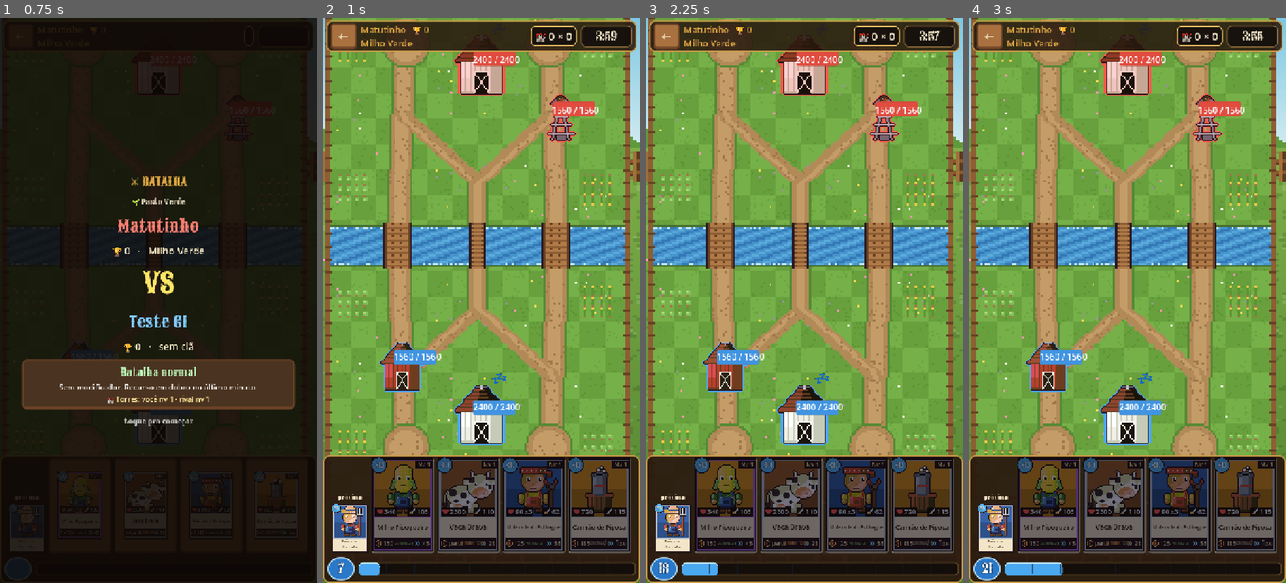
Above: before the commit, frames 1-4 (left to right).
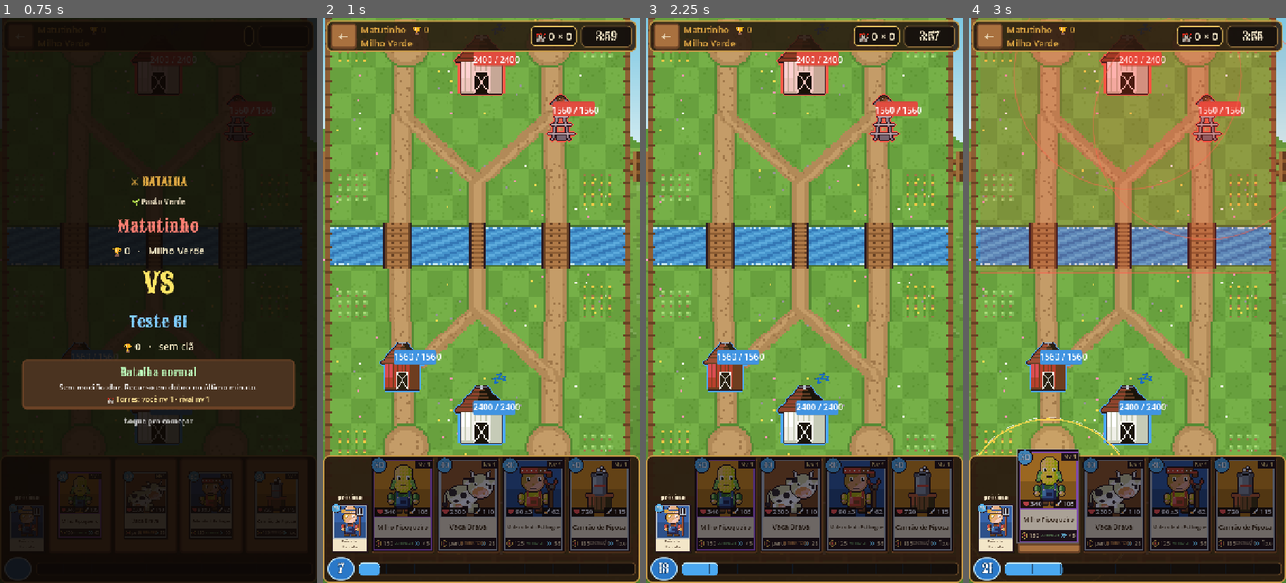
Above: after the commit, the same moments.

Repository: Generadevde/farmarena
Game: Godot game, scene res://ci/battle_test.tscn
Same seed, same stepped clock (60 frames per second), same inputs: the game is played once before the commit and once after it. This scene is started directly instead of the project's main scene. The engine's default icon, where the game draws it, is replaced by a stand-in: a white triangle on a blue panel in a dark square.
Inputs (mouse positions are in pixels of both pictures, inside the frame that each line leads up to):
- Up to frame 1 (0.75 s): tap Enter at 0.5 s; move the mouse to (228, 272) at 0.52 s; click (228, 272) at 0.67 s
- Up to frame 2 (1 s): no input
- Up to frame 3 (2.25 s): click "←" at 1.25 s; click "Continuar jogando" at 2 s
- Up to frame 4 (3 s): click (1048, 503) at 2.75 s, where only the run after the commit has a clickable "Milho Pipoqueiro"

Frame 1 is identical in both runs. In frame 2, 0.6% of the frame differs, in the area x 15-98%, y 78-95%; in frame 3, 0.6%; in frame 4, 18%, in the area x 2-100%, y 0-95%.

Commit message:
Selecionar carta sem recurso (toque de novo solta) e Criador de feitiços com moldes
- Batalha: a carta pode ser selecionada mesmo sem recurso; tocar nela de novo solta a seleção,
  tocar em outra troca. Toque na mão nunca mais joga a carta selecionada no campo.
- Criador de feitiços: 11 moldes prontos na força do custo, resumo em português do que o
  feitiço faz (atualiza a cada mudança), grupos de reforço e invocação no lugar de "Outros".
- Testes: seleção sem recurso.

Co-Authored-By: Claude Fable 5.2 <noreply@anthropic.com>
Claude-Session: https://claude.ai/code/session_01F2c9wwKpd4XWAaAeM55Dzi

Diff:
--- a/Cards/Cards/button.gd
+++ b/Cards/Cards/button.gd
@@ -87,12 +87,14 @@
 func _process(delta):
 	if card == null:
 		return
-	disabled = GameManager.player_money < card.cost
+	# sem recurso a carta fica escura, mas DÁ pra selecionar (igual no Clash): você já deixa
+	# ela na mão e solta assim que o recurso chegar
+	var poor = GameManager.player_money < card.cost
 	var battle = get_tree().get_first_node_in_group("battle_scene")
-	var is_selected = battle and battle.selected_card == card
+	var is_selected = battle and battle.selected_card == card and (battle.selected_hand_index < 0 or battle.selected_hand_index == hand_index)
 	if _view != null:
 		# sem recurso = carta escura; selecionada = sobe e brilha
-		_view.modulate = Color(0.45, 0.45, 0.5) if disabled else Color(1, 1, 1)
+		_view.modulate = (Color(0.7, 0.7, 0.75) if is_selected else Color(0.45, 0.45, 0.5)) if poor else Color(1, 1, 1)
 		_view.position.y = lerpf(_view.position.y, -18.0 if is_selected else 0.0, minf(1.0, delta * 14.0))
 		if _view.selected != is_selected:
 			_view.set_selected(is_selected)
@@ -116,8 +118,6 @@
 				# tava arrastando -- solta o dedo e já tenta confirmar o
 				# posicionamento ali mesmo, sem precisar de um segundo toque
 				_is_dragging = false
-				if disabled:
-					return
 				var battle = get_tree().get_first_node_in_group("battle_scene")
 				if battle:
 					battle.try_confirm_placement_at(battle.get_global_mouse_position())
@@ -125,11 +125,14 @@
 			else:
 				# toque rápido, sem arrastar -- comportamento clássico:
 				# seleciona e espera um toque separado no campo pra confirmar
-				if disabled:
-					return
+				# tocar na carta que já está selecionada SOLTA ela; tocar em outra troca a
+				# seleção. Nunca usa a carta: carta só sai com toque (ou arrasto) no campo
 				var battle = get_tree().get_first_node_in_group("battle_scene")
 				if battle:
-					battle.select_card(card, hand_index)
+					if battle.selected_card == card and battle.selected_hand_index == hand_index:
+						battle.clear_selection()
+					else:
+						battle.select_card(card, hand_index)
 					get_viewport().set_input_as_handled()
 
 	elif event is InputEventMouseMotion and (event.button_mask & MOUSE_BUTTON_MASK_LEFT):
@@ -138,10 +141,9 @@
 			# partir de agora, cancela a chance de virar popup de segurar
 			_is_dragging = true
 			_cancel_hold_timer()
-			if !disabled:
-				var battle = get_tree().get_first_node_in_group("battle_scene")
-				if battle:
-					battle.select_card(card, hand_index)
+			var battle = get_tree().get_first_node_in_group("battle_scene")
+			if battle:
+				battle.select_card(card, hand_index)
 
 
 func _start_hold_timer():
--- a/Scripts/batlhe_scene.gd
+++ b/Scripts/batlhe_scene.gd
@@ -2507,6 +2507,12 @@
 
 	if selected_hand_index >= 0:
 		DeckManager.play_card(selected_hand_index)
+	clear_selection()
+	return true
+
+
+## solta a carta selecionada sem usar (tocar nela de novo, ou depois de jogar)
+func clear_selection():
 	selected_card = null
 	selected_hand_index = -1
 	for p in preview_units:
@@ -2519,8 +2525,6 @@
 	if spell_preview != null:
 		spell_preview.queue_free()
 		spell_preview = null
-
-	return true
 
 
 func _on_production_timer_timeout():
--- a/ci/battle_test.gd
+++ b/ci/battle_test.gd
@@ -2017,6 +2017,18 @@
 	Config.data["so_normal"] = so_before
 	if weather_on != 0 or weather_off == 0:
 		_aud_bad.append("so batalha normal: com a opcao %d modificadores, sem ela %d em 400" % [weather_on, weather_off])
+	# selecionar SEM recurso: a carta fica selecionada, o toque no campo não gasta nem solta
+	# a seleção, e clear_selection solta
+	var sel_card: CardData = Catalogo.card("vaca_brava")
+	var money_keep = GameManager.player_money
+	GameManager.player_money = 0
+	battle.select_card(sel_card, -1)
+	var placed = battle.try_confirm_placement_at(ArenaBuilder.CENTER + Vector2(0, 200))
+	var kept = battle.selected_card == sel_card
+	battle.clear_selection()
+	if placed or !kept or battle.selected_card != null or GameManager.player_money != 0:
+		_aud_bad.append("selecionar sem recurso: jogou=%s manteve=%s limpou=%s" % [str(placed), str(kept), str(battle.selected_card == null)])
+	GameManager.player_money = money_keep
 	# tipos de projétil: todos desenham alguma coisa em 16x16 e são bastante
 	var proj_bad: Array = []
 	for k in SpriteForge.pieces("proj"):
--- a/ci/shot.gd
+++ b/ci/shot.gd
@@ -379,6 +379,12 @@
 	cr._show_ed_tab(1)
 	await get_tree().create_timer(0.4).timeout
 	await _shot("criador_feitico")
+	for mi in cr.SPELL_MOLDS.size():
+		cr._apply_spell_mold(mi)
+		print("MOLDE ", cr.SPELL_MOLDS[mi][0], " -> ", cr._spell_summary(cr._work["spell"]))
+	cr._apply_spell_mold(5)
+	await get_tree().create_timer(0.4).timeout
+	await _shot("criador_feitico_molde")
 	cr._show_ed_tab(3)
 	await get_tree().create_timer(0.4).timeout
 	await _shot("criador_feitico_teste")
--- a/creator/creator_menu.gd
+++ b/creator/creator_menu.gd
@@ -1277,6 +1277,9 @@
 
 
 func _update_readout():
+	if is_instance_valid(_readout) and _ed_kind == "feitico" and _work.get("spell") != null:
+		_readout.text = "📜 " + _spell_summary(_work["spell"])
+		return
 	if is_instance_valid(_readout) and _ed_kind == "modulo" and _work.get("base") != null:
 		# os números do módulo passam pela regra das torres antes de ir pro campo
 		var b: BaseData = _work["base"]
@@ -1648,7 +1651,84 @@
 	["Efeito em quem é atingido", ["status_effect", "status_effect_strength", "status_effect_duration"]],
 	["Cura e escudo nos aliados", ["heal_amount", "shield_amount"]],
 	["Fúria nos aliados", ["rage_damage_mult", "rage_speed_mult", "rage_attack_speed_mult"]],
+	["Reforço nos aliados (fúria, escudo, limpar)", ["buff_duration", "cleanses"]],
+	["Invocação", ["summon_scene", "summon_count"]],
 	["Jeitos especiais", ["rolls", "roll_distance", "roll_speed", "picks_strongest", "mirror"]]]
+
+# MOLDES: um toque monta o feitiço inteiro, na força certa pro custo da carta (pela régua).
+# "d" e "h" são frações do dano/cura padrão do custo; o resto são os campos do feitiço
+const SPELL_MOLDS = [
+	["🔥 Bola de fogo", {"radius": 90.0, "d": 1.0, "knockback_distance": 0.0}],
+	["⚡ Raio", {"radius": 60.0, "d": 0.65, "status_effect": UnitData.OnHitEffect.STUN, "status_effect_duration": 0.6}],
+	["🎯 Tiro certeiro", {"radius": 110.0, "d": 1.5, "picks_strongest": 1}],
+	["Veneno", {"radius": 110.0, "d": 1.3, "duration": 8.0, "tick_interval": 1.0, "status_effect": UnitData.OnHitEffect.SLOW, "status_effect_strength": 0.15}],
+	["❄ Gelo", {"radius": 100.0, "d": 0.25, "status_effect": UnitData.OnHitEffect.FREEZE, "status_effect_duration": 3.0}],
+	["Tornado", {"radius": 110.0, "d": 0.5, "duration": 3.0, "tick_interval": 0.5, "status_effect": UnitData.OnHitEffect.PULL, "knockback_distance": 40.0}],
+	["🪵 Tronco", {"radius": 55.0, "d": 0.7, "rolls": true, "status_effect": UnitData.OnHitEffect.KNOCKBACK, "knockback_distance": 45.0}],
+	["🌋 Terremoto", {"radius": 120.0, "d": 0.5, "duration": 3.0, "tick_interval": 1.0, "base_damage_multiplier": 1.0, "status_effect": UnitData.OnHitEffect.SLOW, "status_effect_strength": 0.35}],
+	["💚 Cura", {"radius": 110.0, "h": 1.0, "duration": 3.0, "tick_interval": 0.5, "affects_enemies": false, "affects_allies": true}],
+	["💢 Fúria", {"radius": 120.0, "duration": 6.0, "affects_enemies": false, "affects_allies": true, "rage_damage_mult": 1.35, "rage_speed_mult": 1.35, "rage_attack_speed_mult": 1.35}],
+	["Escudo", {"radius": 110.0, "s": 0.8, "affects_enemies": false, "affects_allies": true, "cleanses": true}],
+]
+
+
+func _apply_spell_mold(i: int):
+	var sp: SpellData = _work["spell"]
+	var mold: Dictionary = SPELL_MOLDS[i][1]
+	var blank = SpellData.new()
+	for f in CustomContent.SPELL_FIELDS:        # zera tudo pro padrão antes: molde não mistura com o que tinha
+		if str(f[2]) != "scene" and blank.get(f[0]) != null:
+			sp.set(f[0], blank.get(f[0]))
+	sp.summon_count = 0
+	for k in mold:
+		if !(k in ["d", "h", "s"]):
+			sp.set(k, mold[k])
+	var std = Regua.spell_standard()
+	var cost = maxf(float(_work["card"].cost), 1.0)
+	var pulses = maxi(Regua.spell_pulses(sp), 1)
+	sp.damage = int(round(float(std["dmg_c"]) * cost * float(mold.get("d", 0.0)) / pulses / 5.0)) * 5
+	sp.heal_amount = int(round(float(std["cura_c"]) * cost * float(mold.get("h", 0.0)) / pulses / 5.0)) * 5
+	sp.shield_amount = int(round(float(std["dmg_c"]) * cost * float(mold.get("s", 0.0)) / 10.0)) * 10
+	_build_ed_body()
+	_refresh_head()
+
+
+## o feitiço contado em português, pra conferir de bate-pronto o que ele faz
+func _spell_summary(sp: SpellData) -> String:
+	if sp.mirror:
+		return "Espelho: repete a última carta que você jogou."
+	var parts: Array = []
+	var n = maxi(Regua.spell_pulses(sp), 1)
+	var who: Array = []
+	if sp.affects_enemies:
+		who.append("inimigos")
+	if sp.affects_allies:
+		who.append("aliados")
+	var head = "Num raio de %d" % int(sp.radius)
+	if sp.rolls:
+		head = "Rola %d pra frente (largura %d)" % [int(sp.roll_distance), int(sp.radius * 2)]
+	head += ", " + ("na hora" if sp.duration <= 0.0 else "por %.1fs (%d pulsos)" % [sp.duration, n])
+	head += ", pega " + (" e ".join(who) if !who.is_empty() else "NINGUÉM (ligue inimigos ou aliados)")
+	if sp.picks_strongest > 0:
+		head += " — só os %d de mais vida" % sp.picks_strongest
+	if sp.damage > 0:
+		parts.append("dano %d" % (sp.damage * n) + ((" (%d x %d)" % [sp.damage, n]) if n > 1 else "") + ", nas torres %d" % int(round(sp.damage * n * sp.base_damage_multiplier)))
+	if int(sp.status_effect) > 0:
+		var e = str(CustomContent.EFFECT_NAMES[clampi(int(sp.status_effect), 0, CustomContent.EFFECT_NAMES.size() - 1)]).to_lower()
+		parts.append(e + ((" por %.1fs" % sp.status_effect_duration) if sp.status_effect_duration > 0.0 else ""))
+	if sp.heal_amount > 0:
+		parts.append("cura %d" % (sp.heal_amount * n))
+	if sp.shield_amount > 0:
+		parts.append("escudo de %d" % sp.shield_amount)
+	if sp.rage_damage_mult > 1.0 or sp.rage_speed_mult > 1.0 or sp.rage_attack_speed_mult > 1.0:
+		parts.append("fúria (dano x%.2f, passo x%.2f, ataque x%.2f)" % [sp.rage_damage_mult, sp.rage_speed_mult, sp.rage_attack_speed_mult])
+	if sp.cleanses:
+		parts.append("tira efeitos ruins")
+	if sp.summon_scene != null and sp.summon_count > 0:
+		parts.append("invoca %d tropa(s)" % sp.summon_count)
+	if parts.is_empty():
+		return head + ". ⚠ Ainda não faz nada: ponha dano, cura, efeito, fúria, escudo ou invocação."
+	return head + ": " + "; ".join(parts) + "."
 
 
 func _tab_efeito():
@@ -1656,6 +1736,18 @@
 	for f in CustomContent.SPELL_FIELDS:
 		defs[f[0]] = f
 	var used := {}
+	_readout = _note("", Color(0.75, 0.95, 1.0))
+	_readout.autowrap_mode = TextServer.AUTOWRAP_WORD_SMART
+	_field_box.add_child(_readout)
+	_update_readout()
+	_section("Moldes prontos (na força do custo %d)" % int(_work["card"].cost))
+	var flow = HFlowContainer.new()
+	flow.add_theme_constant_override("h_separation", 6)
+	flow.add_theme_constant_override("v_separation", 6)
+	_field_box.add_child(flow)
+	for i in SPELL_MOLDS.size():
+		flow.add_child(_button(str(SPELL_MOLDS[i][0]), _apply_spell_mold.bind(i)))
+	_field_box.add_child(_note("Um toque monta o feitiço inteiro e apaga o que tinha nesta aba. Depois é só ajustar os números embaixo."))
 	for g in SPELL_GROUPS:
 		_section(str(g[0]))
 		for prop in g[1]:
